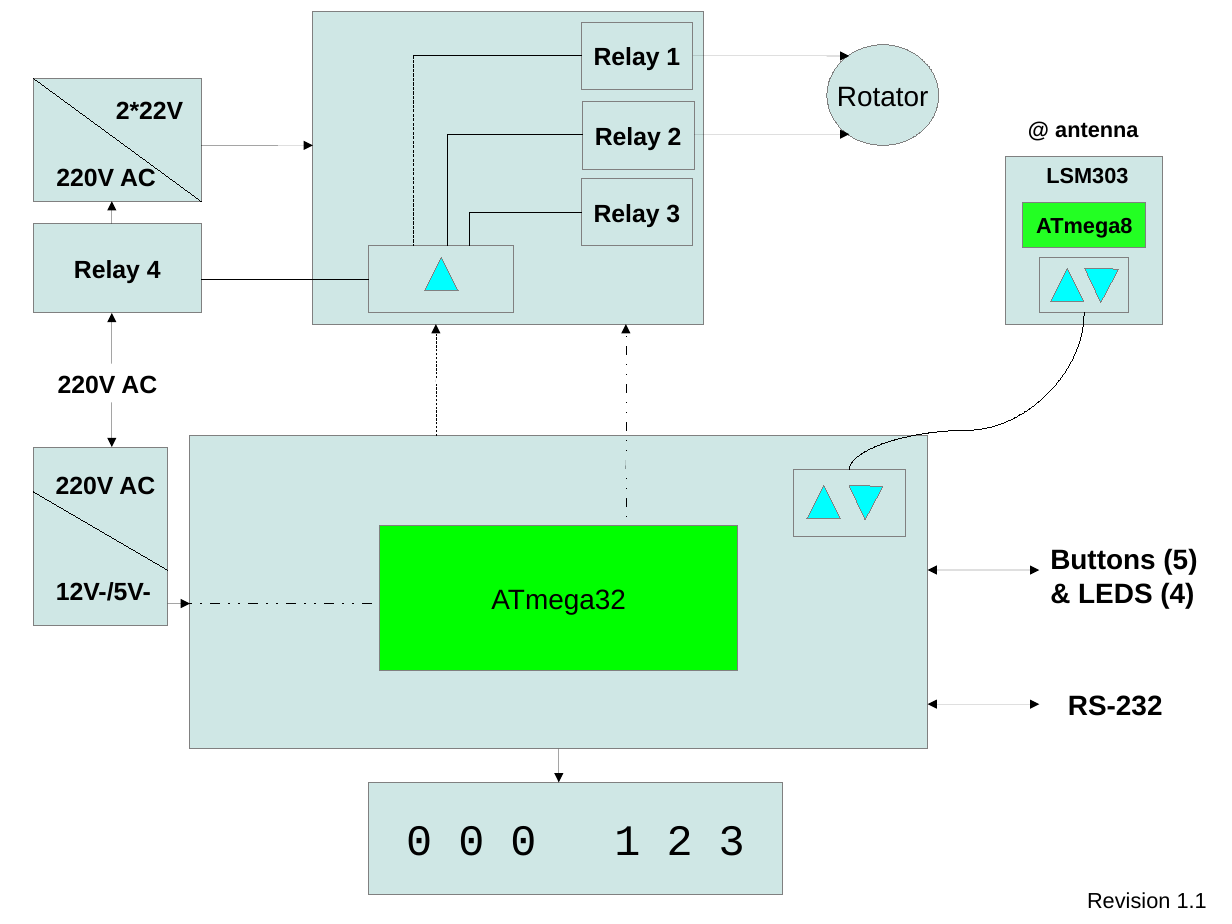
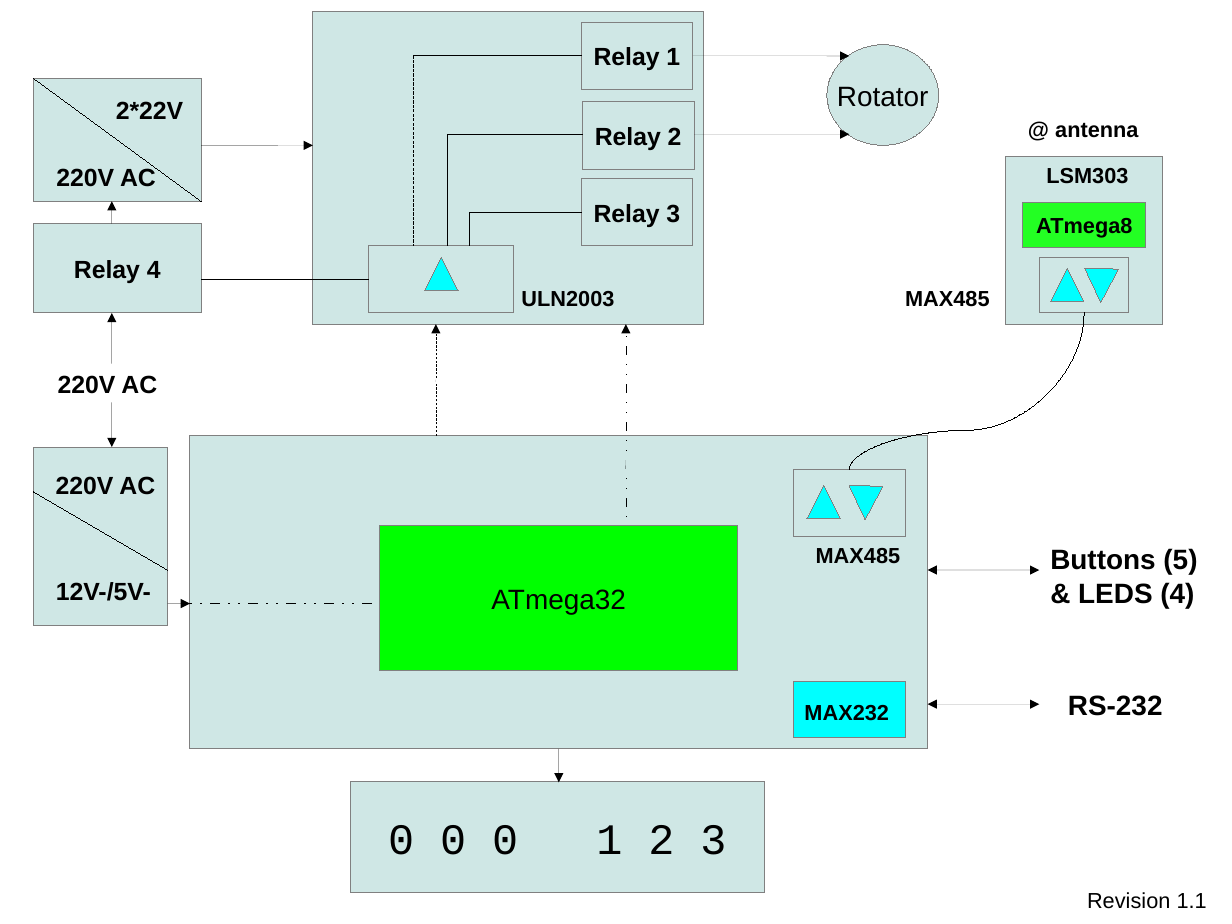
Before and after one commit to thjm/RotorControl, a slide deck: slide 1 of Docu/Overview.odp. Drawn at 1232x924 pixels with LibreOffice and Linux fonts; fonts in the diff are those of the drawing. Boxes give left, top, right and bottom in pixels: in the first picture for what was removed or moved away, otherwise in the second. Text is boxed around its words. In the diff, an @@ line names an element or a change of style, - is before the commit and + after.

```diff
--- a/Docu/Overview.odp
+++ b/Docu/Overview.odp
@@ text added at <box>521,291,614,307</box>, 14 pt, text #000000, bold @@
+ULN2003
@@ text added at <box>905,291,990,307</box>, 14 pt, text #000000, bold @@
+MAX485
@@ text added at <box>816,548,901,564</box>, 14 pt, text #000000, bold @@
+MAX485
@@ rectangle added at <box>794,682,906,738</box>, fill #00FFFF, outline #808080 0 pt @@
@@ text added at <box>804,705,889,721</box>, 14 pt, text #000000, bold @@
+MAX232
@@ rectangle "0 0 0 1 2 ...": place and size @@
-rectangle "0 0 0 1 2 ..." at <box>369,783,783,894</box>
+rectangle "0 0 0 1 2 ..." at <box>351,781,765,893</box>
```
